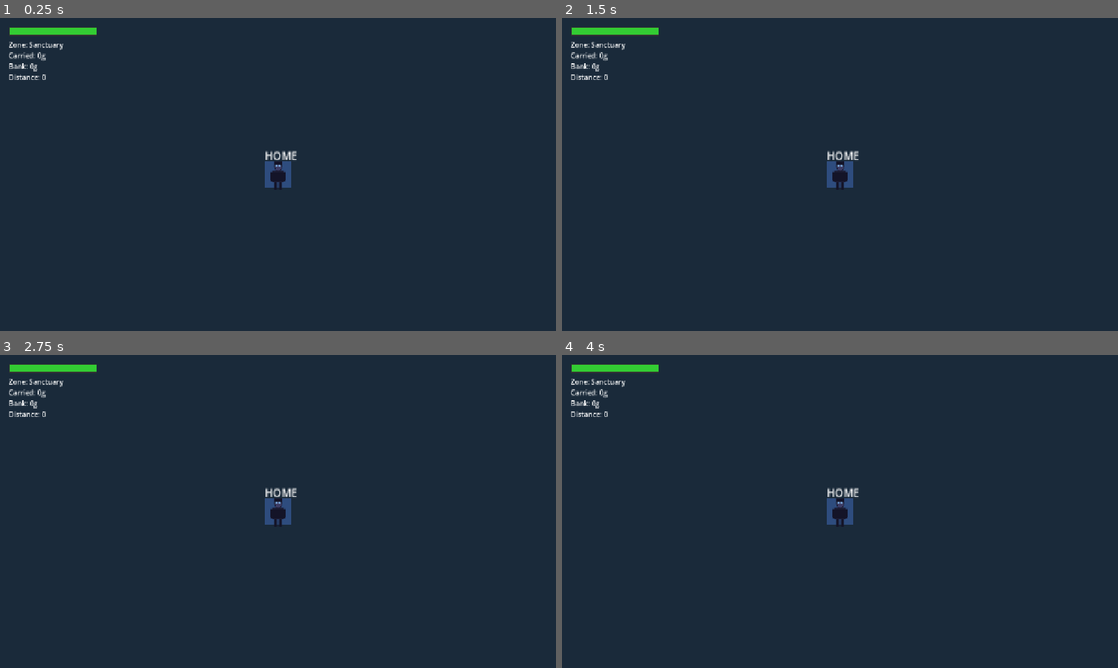
Above: before the commit, frames 1-4 (two rows, left to right).
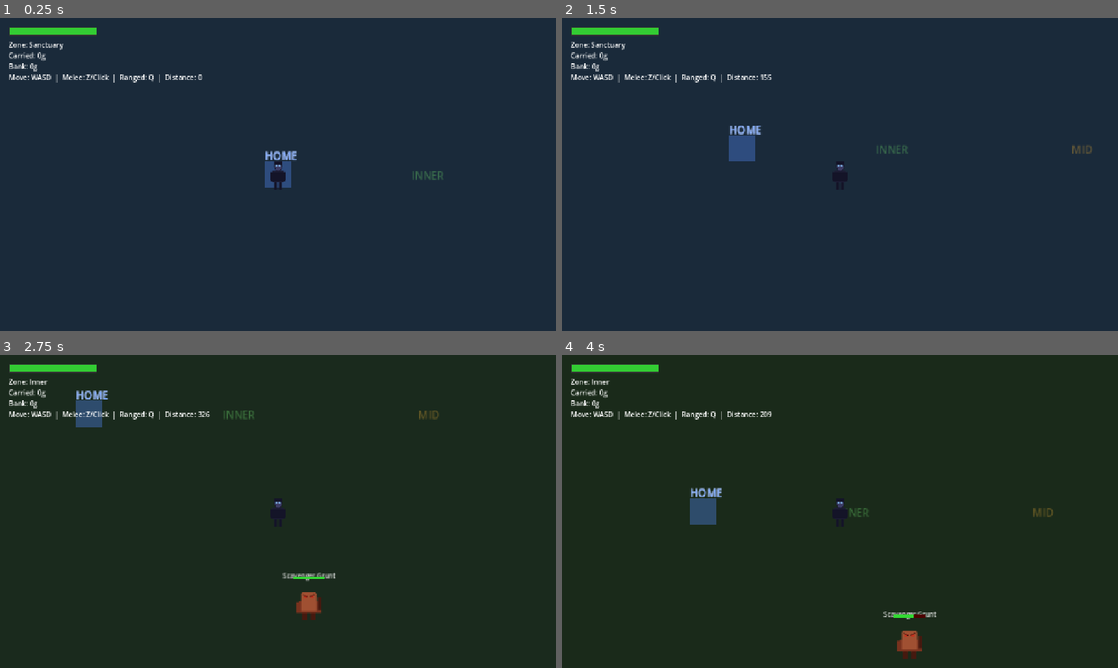
Above: after the commit, the same moments.

Repository: cbradshaw11/game-concept
Game: Godot game, scene res://scenes/world/world_scene.tscn
Same seed, same stepped clock (60 frames per second), same inputs: the game is played once before the commit and once after it.
Inputs (mouse positions are in pixels of both pictures, inside the frame that each line leads up to):
- Up to frame 1 (0.25 s): no input
- Up to frame 2 (1.5 s): tap Enter at 0.5 s; move the mouse to (962, 158) at 0.52 s; hold Right (ui_right) 0.53-1.28 s; tap Space (attack) at 0.6 s; move the mouse to (728, 190) at 1.27 s; hold Down (ui_down) from 1.28 s (still down); tap R (attack_magic) at 1.35 s
- Up to frame 3 (2.75 s): move the mouse to (333, 442) at 2.02 s; release Down (ui_down) at 2.03 s; hold Right (ui_right) from 2.03 s (still down); click (333, 442) at 2.1 s
- Up to frame 4 (4 s): move the mouse to (812, 574) at 2.77 s; release Right (ui_right) at 2.78 s; hold Up (ui_up) 2.78-3.53 s; tap Q (attack_ranged) at 2.85 s; move the mouse to (1006, 558) at 3.52 s; hold Left (ui_left) from 3.53 s (still down); tap X (guard) at 3.6 s

The runs differ from the first frame. In frame 1, 0.5% of the frame differs, in the area x 1-80%, y 17-52%; in frame 2, 1.4%; in frame 3, 99%; in frame 4, 99%, in the area x 0-100%, y 0-100%.
Error before the commit: Parse Error: Cannot infer the type of "zone" variable because the value doesn't have a set type. (res://scenes/world/world_scene.gd:274)

Commit message:
fix: explicit String type for zone var — Node accessor infer error

Diff:
--- a/game/scenes/world/world_scene.gd
+++ b/game/scenes/world/world_scene.gd
@@ -271,7 +271,7 @@
 		player_health = minf(player_health + player_max_health * 0.05 * delta, player_max_health)
 
 func _handle_spawning(delta: float) -> void:
-	var zone := _wm().current_zone
+	var zone: String = str(_wm().current_zone)
 	if zone == "sanctuary":
 		return
 	spawn_timer -= delta
